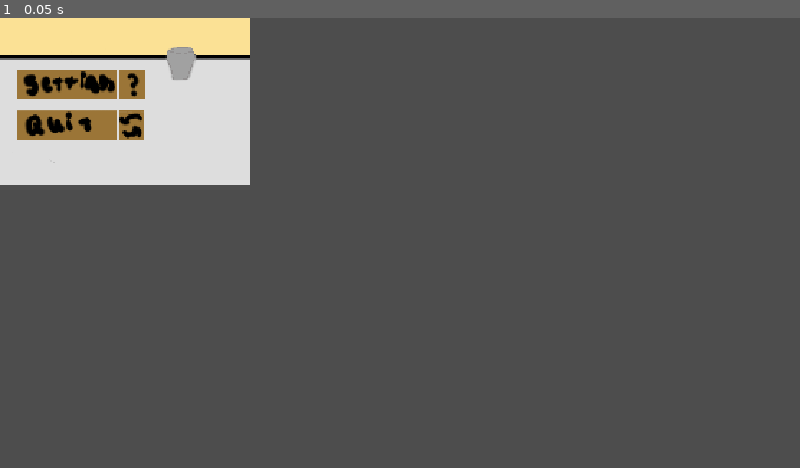
Above: before the commit, frame 1.
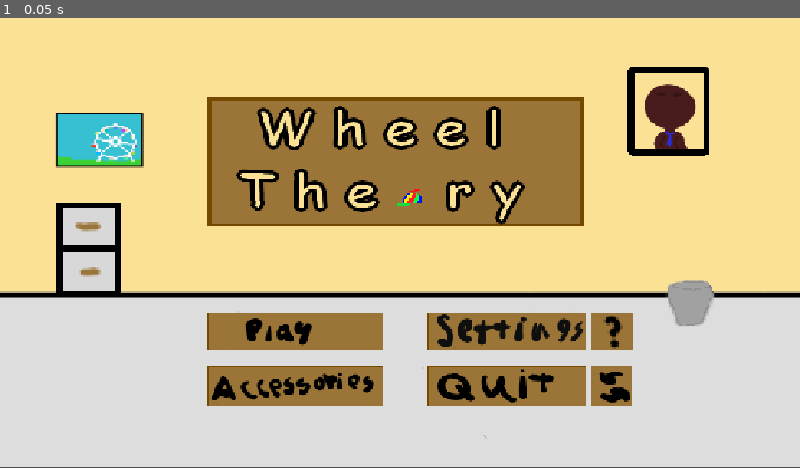
Above: after the commit, the same moment.

Repository: RedR64/first-game-jam-game
Game: Godot game, scene res://main_menu.tscn
The game is run twice, just before and just after one commit, with the same random seed, the same clock (stepped at 60 frames per second) and the same inputs. This scene is started directly instead of the project's main scene.
Inputs:
- Up to frame 1 (0.05 s): no input

The runs differ from the first frame. In frame 1, 97% of the frame differs, in the area x 0-100%, y 0-100%.

Commit message:
More Weapons
Plus Main menu

Diff:
--- a/main_menu.tscn
+++ b/main_menu.tscn
@@ -6,3 +6,7 @@
 
 [node name="Sprite2D" type="Sprite2D" parent="." unique_id=1995912322]
 texture = ExtResource("1_06t4h")
+
+[node name="Camera2D" type="Camera2D" parent="." unique_id=296122127]
+position = Vector2(0, 1)
+zoom = Vector2(1.605, 1.345)
Binary file changed: art/main menu.png
Renamed: art/banana.png -> art/weapons/banana.png
Not shown, changed: art/weapons/banana.png.import
Binary file added: art/weapons/black_hole.png
Not shown, added: art/weapons/black_hole.png.import
Binary file added: art/weapons/milky_way.png
Not shown, added: art/weapons/milky_way.png.import
Renamed: art/shuriken.png -> art/weapons/shuriken.png
Not shown, added: art/weapons/shuriken.png.import
Binary file added: art/weapons/spin_top.png
Not shown, changed: art/weapons/spin_top.png.import
